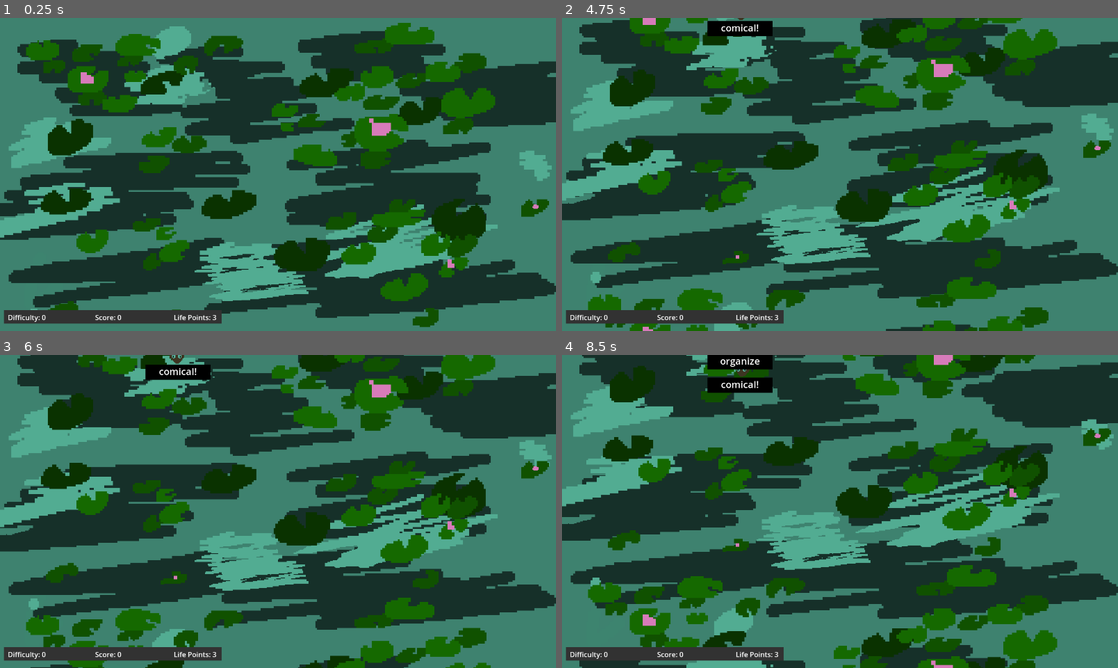
Above: before the commit, frames 1-4 (two rows, left to right).
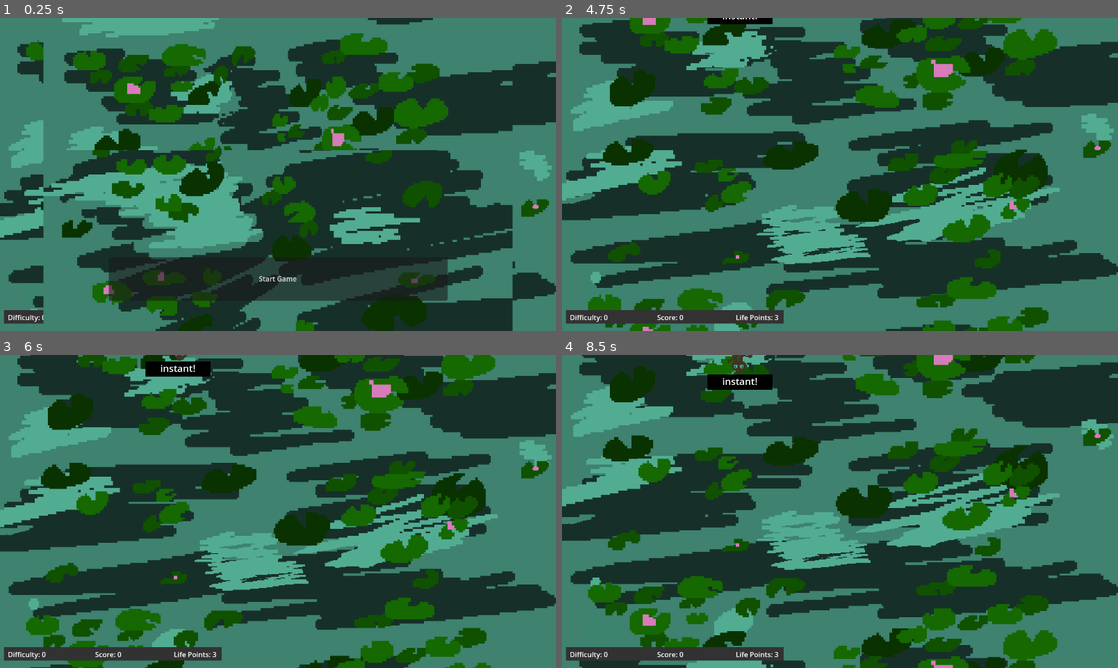
Above: after the commit, the same moments.

Repository: cx-yang/AcerolaJam-XavierYang
Game: Godot game, scene res://main/main.tscn
The game is run twice, just before and just after one commit, with the same random seed, the same clock (stepped at 60 frames per second) and the same inputs. The engine's default icon, where the game draws it, is replaced by a stand-in: a white triangle on a blue panel in a dark square.
Inputs (mouse positions are in pixels of both pictures, inside the frame that each line leads up to):
- Up to frame 1 (0.25 s): no input
- Up to frame 2 (4.75 s): click (840, 277) at 0.5 s, where only the run after the commit has a clickable "Start Game"; tap Enter at 1.25 s
- Up to frame 3 (6 s): no input
- Up to frame 4 (8.5 s): no input

The runs differ from the first frame. In frame 1, 53% of the frame differs, in the area x 7-93%, y 0-100%; in frame 2, 0.6%; in frame 3, 0.4%; in frame 4, 0.9%.

Commit message:
Lots of stuff. Prompt event completed. Prompts are completely active in the main scene. When events are done, the easy happy enemy will displaynew prompts from a gibberish list. UI now has a temporary tutorial display. Whentutorial display START button is pushed the game starts. Added typing sounds when the player types the correct character. Added background music.

Diff:
--- a/Prompt_List.gd
+++ b/Prompt_List.gd
@@ -1,21 +1,23 @@
 extends Node
 
-var easy_words = [
+var happy_words = [
+	"achievement","bubbles","comical","definite","empowered","favorite","gnarly","hospitable",
+	"ideal","joysome","key","luminous","majestic","neighborly","organize","phenomenal",
+	"quirk","recess","tubular","urbane","vivacious","wizard","xenodochial","yay","zealous",
 	"add up","brown dog","cow tools","doing","funny","good job","hat","instant","jump","kitty","love","music","nice crock","ocelot",
 	"party","quiz","red","tuba","umbrella","victory","wumbo","year","zoo","above you","birthday","cotton",
-	"drink water","eyes","flower","giraffe","honey","idea","jump","kncok knock","learn","mail time",
-	"nutella","outside pool","power stance","quesadilla", "reptile", "turtle power", "util","visit friends",
-	"wack","","","","","",]
+	"drink water","eyes","flower","giraffe","honey","idea","jump","knock knock","learn","mail time",
+	"neptune","outside pool","power stance","quesadilla", "reptile", "turtle power", "until","visit friends",
+	"wack"
+]
 
-var happy_words = [
-	"achievement","bubbles","comical","definite",
-	"empowered","favorite","gnarly","hospitable",
-	"ideal","joysome","knockout","luminous",
-	"majestic","neighborly","organize","phenomenal",
-	"quirk","recess","tubular",
-	"urbane","vivacious","wizard","xenodochial",
-	"yay","zealous"
-	]
+var gibberish = [
+	"wieonxvio", "ppwixlvj", "zienvlawl", "vbncn", "xmzlvxlwifnng", "wivh", "ciwls", "vdfipoushs", "awovn", "mbkf",
+	"xdohgiugjd", "oewrvugh", "evun", "gbeno", "zawhiv", "qocklcid", "rivns", "nrgh", "oij owp",
+	"undgyt", "ohmlmk", "hofj ff", "nxot", "xyambu", "eibja", "goowlnvlz", "wppvjst", "lalsldlflglhl",
+	"cjeqlf", "yhnujm", "tixei", "appeppa", "fzw", "qpcol", "dlxn",
+	"yuwoeyy", "hslfjskk", "mnxbvb", "unlihj", "jkl jklj jkl", "fsfpi"
+]
 
 var special_characters = [
 	"",
@@ -28,12 +30,29 @@
 #String is the prompt. Number after is the array position to make the event handler go to
 var events = [
 	["do you like fruit?", 1],
-	["apple", 4, "orange", 5, "pear", 6],
-	["bottom", 0],
-	["jeans", 0],
-	["you choose apple",  0],
-	["you choose orange", 0],
-	["you choose pear", 0],
+	["papayas!", 2, "limes!", 2, "plums!", 2],
+	["do you have pets?", 3],
+	["yup", 4, "nah", 4, "lots of them!", 4],
+	["what do you see?",  5],
+	["wiggly creatures", 6, "pond with lily pads", 6, "my current score!", 6],
+	["see anything else?", 7],
+	["you", 8, "me", 8, "us",8],
+	["can you help me?", 9],
+	["yes", 10, "how?", 10, "no", 8],
+	["my arm", 11],
+	["way too swollen", 12, "circulation is cut off", 12, "infected wound", 12],
+	["cut it off", 13],
+	["knife", 18, "scissors", 18, "no", 14],
+	["help me or i will die", 15],
+	["help", 12, "refuse", 16, "leave", 24],
+	["help me", 17],
+	["help me", 14, "help me", 14, "help me", 14],
+	["hard to cut through bone", 19],
+	["break it", 20, "break it", 20, "break it", 20],
+	["painful", 21],
+	["i am sorry", 22, "be done soon", 22, "hang in there", 22],
+	["cut the arm off", 23],
+	["and cut it", 22, "then cut it more", 22, "until it is disconnected", 24],
 ]
 
 func get_happy_prompt() -> String:
@@ -48,6 +67,15 @@
 func get_salamander_prompt() -> String:
 	return "salamander"
 
+func get_gibberish_prompt() -> String:
+	var word_index = randi() % gibberish.size()
+	var special_index = randi() % special_characters.size()
+
+	var word = gibberish[word_index]
+	var special_character = special_characters[special_index]
+
+	return word + special_character
+
 #check if event_size > 1 to differentiate spawning the prompt or options
 func get_event_size(event_number: int) -> int:
 	return events[event_number].size()
--- a/enemy/easy_happy_enemy.gd
+++ b/enemy/easy_happy_enemy.gd
@@ -11,3 +11,7 @@
 		global_position.y += initial_speed
 	else:
 		global_position.y += speed
+
+func set_gibberish_prompt() -> void:
+	prompt_text = PromptList.get_gibberish_prompt()
+	prompt.parse_bbcode(set_center_tags(prompt_text))
--- a/events/event_spawner.gd
+++ /dev/null
@@ -1,22 +0,0 @@
-extends Node2D
-
-"""
-@onready var event_enemy_1 = $EventEnemy1
-@onready var event_enemy_2 = $EventEnemy2
-@onready var event_enemy_3 = $EventEnemy3
-"""
-
-func _ready():
-	pass
-
-#event number is equal to difficulty number
-func get_event_prompt(event_number: int) -> void:
-	#set_event_options(event_number)
-	pass
-
-"""
-func set_event_options(event_number: int) -> void:
-	event_enemy_1.set_event_option(event_number, 0)
-	event_enemy_2.set_event_option(event_number, 1)
-	event_enemy_3.set_event_option(event_number, 2)
-"""
--- a/events/event_spawner.tscn
+++ b/events/event_spawner.tscn
@@ -1,6 +1,3 @@
-[gd_scene load_steps=2 format=3 uid="uid://dhhtv4wriq4ri"]
-
-[ext_resource type="Script" path="res://events/event_spawner.gd" id="1_l6rcb"]
+[gd_scene format=3 uid="uid://dhhtv4wriq4ri"]
 
 [node name="EventSpawner" type="Node2D"]
-script = ExtResource("1_l6rcb")
--- a/main/main.gd
+++ b/main/main.gd
@@ -5,9 +5,11 @@
 @onready var spawn_container = $SpawnContainer
 @onready var spawn_timer = $SpawnTimer
 @onready var difficulty_timer = $DifficultyTimer
+@onready var salamander_timer = $SalamanderTimer
 
 @onready var game_over_screen = $MenuUI/GOMC
 @onready var menu_ui = $MenuUI
+@onready var typing_sound = $TypingSound
 
 var active_enemy: CharacterBody2D = null
 var current_letter_index: int = -1
@@ -23,173 +25,131 @@
 var can_spawn_event: bool = false
 var loop_count: int = 0 #when this gets to a certain number after the event spawn, change the prompt in the spawner
 
-var enemy = preload("res://enemy/enemy_base.tscn")
 var easy_happy_enemy = preload("res://enemy/easy_happy_enemy.tscn")
 var salamander = preload("res://enemy/salamander_enemy.tscn")
 var event_enemy = preload("res://enemy/event_enemy.tscn")
 
 func _ready() -> void:
 	SignalManager.start_game.connect(start_game)
-	start_game()
 
 func _process(delta):
-	if can_spawn_event and enemy_container.get_child_count() == 0:
+	if can_spawn_event and enemy_container.get_child_count() == 0 and event_number != 24:
 		current_container_type = "event"
 		can_spawn_event = false
 		spawn_event_enemies()
+
 
 func _unhandled_input(event: InputEvent) -> void:
 	if event is InputEventKey and not event.is_pressed():
 		var typed_event = event as InputEventKey
 		var key_typed = event.as_text().to_lower() #PackedByteArray([typed_event.unicode]).get_string_from_utf8()
 		#print("Key: ", key_typed)
-
-		if active_enemy == null: #and if current_container_type == "enemy"
+		if active_enemy == null:
 			find_new_active_enemy(key_typed, current_container_type)
 		elif key_typed == "shift":
 			return
 		else:
-			var prompt = active_enemy.get_prompt() #use active_enemy to set up the next event to display
+			var prompt = active_enemy.get_prompt()
 			var next_character = prompt.substr(current_letter_index, 1)
 			if key_typed == next_character or (next_character == " " and key_typed == "space") or (next_character == "!" and key_typed == "shift+1") or (next_character == "?" and key_typed == "shift+slash"):
 				print("successfully typed: ", key_typed)
 				current_letter_index += 1
 				active_enemy.set_next_character(current_letter_index)
-
+				correct_key_pressed()
 				if current_letter_index == prompt.length():
-
 					if current_container_type == "event":
 						event_number = active_enemy.get_next_event_number()
-						for enemy in event_spawner.get_children():
-							score += enemy.get_prompt().length() * 80
-							enemy.queue_free()
-						SignalManager.current_score.emit(score)
-						current_letter_index = -1
-						active_enemy.queue_free()
-						active_enemy = null
-
+						continer_cleaning(event_spawner)
+						reset_properties()
 						#restart game loop
 						if prompt_and_answer_count >= 1:
 							prompt_and_answer_count = 0
-							difficulty_timer.start()
+							start_timers()
 							difficulty = 2
 							SignalManager.current_difficulty.emit(difficulty)
-							spawn_timer.start()
 							current_container_type = "enemy"
 						else:
 							prompt_and_answer_count += 1
 							spawn_event_enemies()
 						return
-
 					if prompt == "salamander":
-						for enemy in enemy_container.get_children():
-							score += enemy.get_prompt().length() * 80
-							enemy.queue_free()
-						SignalManager.current_score.emit(score)
-						current_letter_index = -1
-						active_enemy.queue_free()
-						active_enemy = null
+						continer_cleaning(enemy_container)
 						return
-
-					print("done")
 					score = prompt.length() * 120
-					SignalManager.current_score.emit(score)
-					current_letter_index = -1
-					active_enemy.queue_free()
-					active_enemy = null
+					reset_properties()
 			else:
 				print("incorrectly typed: %s instead of %s " %[key_typed, next_character])
+				#play bad noise
 
 #change to take an enemy from either container from parameter call
 func find_new_active_enemy(typed_character: String, container_type: String):
 	if container_type == "enemy":
-		for enemy in enemy_container.get_children():
-			var prompt = enemy.get_prompt()
-			var next_character = prompt.substr(0,1)
-			print("typed character: ", typed_character)
-
-			if next_character == typed_character:
-				print("found new enemy that starts with %s " % next_character)
-				active_enemy = enemy
-				current_letter_index = 1
-				active_enemy.set_next_character(current_letter_index)
-				return
+		find_new_enemy_in_container(typed_character, enemy_container)
 	else:
-		for enemy in event_spawner.get_children():
-			var prompt = enemy.get_prompt()
-			var next_character = prompt.substr(0,1)
-			print("typed character: ", typed_character)
-
-			if next_character == typed_character:
-				print("found new enemy that starts with %s " % next_character)
-				active_enemy = enemy
-				current_letter_index = 1
-				active_enemy.set_next_character(current_letter_index)
-				return
+		find_new_enemy_in_container(typed_character, event_spawner)
+
+func find_new_enemy_in_container(typed_character: String, continer_type: Node2D) -> void:
+	for enemy in continer_type.get_children():
+		var prompt = enemy.get_prompt()
+		var next_character = prompt.substr(0,1)
+		print("typed character: ", typed_character)
+
+		if next_character == typed_character:
+			correct_key_pressed()
+			print("found new enemy that starts with %s " % next_character)
+			active_enemy = enemy
+			current_letter_index = 1
+			active_enemy.set_next_character(current_letter_index)
+			return
 
 func _on_spawn_timer_timeout():
 	spawn_enemy()
 
 func spawn_enemy() -> void:
 	var enemy_instance = easy_happy_enemy.instantiate()
+	spawn_enemy_type(enemy_instance, enemy_container)
+
+	if event_number >= 24:
+		enemy_instance.set_gibberish_prompt()
+
+func spawn_salamander() -> void:
+	var enemy_instance = salamander.instantiate()
+	spawn_enemy_type(enemy_instance, enemy_container)
+
+func spawn_enemy_type(enemy_instance: enemy_base, container_type: Node2D)-> void:
 	var spawns = spawn_container.get_children()
 	var index = randi() % spawns.size()
 
 	enemy_instance.global_position = spawns[index].global_position
-	enemy_container.add_child(enemy_instance)
-	enemy_instance.set_difficulty(difficulty)
-
-	#enemy_instance.set_prompt(prompt_type)
-
-func spawn_salamander() -> void:
-	var enemy_instance = salamander.instantiate()
-	var spawns = spawn_container.get_children()
-	var index = randi() % spawns.size()
-
-	enemy_instance.global_position = spawns[index].global_position
-	enemy_container.add_child(enemy_instance)
+	container_type.add_child(enemy_instance)
 	enemy_instance.set_difficulty(difficulty)
 
 func spawn_event_enemies() -> void:
 	var current_event_number = event_number
-	SignalManager.current_difficulty.emit(current_event_number)
+	SignalManager.current_difficulty.emit(current_event_number * 13)
 
 	if PromptList.get_event_size(current_event_number) > 2:
-		var enemy_instance1 = event_enemy.instantiate()
-		var enemy_instance2 = event_enemy.instantiate()
-		var enemy_instance3 = event_enemy.instantiate()
-
-		var spawns = spawn_container.get_children()
-		enemy_instance1.global_position = spawns[1].global_position
-		enemy_instance2.global_position = spawns[4].global_position
-		enemy_instance3.global_position = spawns[7].global_position
-
-		event_spawner.add_child(enemy_instance1)
-		event_spawner.add_child(enemy_instance2)
-		event_spawner.add_child(enemy_instance3)
-
-		enemy_instance1.set_event_prompt(current_event_number,0)
-		enemy_instance2.set_event_prompt(current_event_number,2)
-		enemy_instance3.set_event_prompt(current_event_number,4)
+		var index: int = 1
+		var enemy_position: int = 0
+		for n in 3:
+			var enemy_instance = event_enemy.instantiate()
+			var spawns = spawn_container.get_children()
+			enemy_instance.global_position = spawns[index].global_position
+			index += randi() % 5 + 2
+			event_spawner.add_child(enemy_instance)
+			enemy_instance.set_event_prompt(current_event_number, enemy_position)
+			enemy_position += 2
 	else:
-		var enemy_instance1 = event_enemy.instantiate()
-		var spawns = spawn_container.get_children()
-		enemy_instance1.global_position = spawns[4].global_position
-		event_spawner.add_child(enemy_instance1)
-		enemy_instance1.set_event_prompt(current_event_number,0)
+		var enemy_instance = event_enemy.instantiate()
+		spawn_enemy_type(enemy_instance, event_spawner)
+		enemy_instance.set_event_prompt(current_event_number,0)
 
 func _on_difficulty_timer_timeout():
-	if difficulty >= 3:
-		difficulty_timer.stop()
+	if difficulty >= 3 and event_number != 24:
+		stop_timers()
 		difficulty = 3
-
-		spawn_timer.stop()
 		can_spawn_event = true
-
 		return
-
-	if difficulty % 5 == 0:
-		spawn_salamander()
 
 	difficulty += 1
 	SignalManager.difficulty_increased.emit(difficulty)
@@ -205,19 +165,14 @@
 	event_number = 0
 	life_points = 3
 	spawn_timer.wait_time = 4
-
-	spawn_timer.start()
-	difficulty_timer.start()
-
-#call this when game over
+	start_timers()
+
 func game_over() -> void:
 	active_enemy = null
-	spawn_timer.stop()
-	difficulty_timer.stop()
+	stop_timers()
 	SignalManager.game_over.emit()
-
-	for enemy in enemy_container.get_children():
-		enemy.queue_free()
+	continer_cleaning(enemy_container)
+	continer_cleaning(event_spawner)
 
 #when the enemy gets off screen
 func _on_area_2d_body_entered(body):
@@ -237,3 +192,30 @@
 
 func _on_prompt_move_area_body_entered(body):
 	body.move_prompt_position()
+
+func _on_salamander_timer_timeout():
+	spawn_salamander()
+
+func correct_key_pressed() -> void:
+	typing_sound.play()
+
+func reset_properties() -> void:
+	SignalManager.current_score.emit(score)
+	current_letter_index = -1
+	active_enemy.queue_free()
+	active_enemy = null
+
+func continer_cleaning(container_type: Node2D) -> void:
+	for enemy in container_type.get_children():
+		score += enemy.get_prompt().length() * 80
+		enemy.queue_free()
+
+func start_timers() -> void:
+	spawn_timer.start()
+	difficulty_timer.start()
+	salamander_timer.start()
+
+func stop_timers() -> void:
+	spawn_timer.stop()
+	difficulty_timer.stop()
+	salamander_timer.stop()
--- a/main/main.tscn
+++ b/main/main.tscn
@@ -1,9 +1,10 @@
-[gd_scene load_steps=8 format=3 uid="uid://dt7nflcejhhkc"]
+[gd_scene load_steps=9 format=3 uid="uid://dt7nflcejhhkc"]
 
 [ext_resource type="Script" path="res://main/main.gd" id="1_h8aja"]
 [ext_resource type="PackedScene" uid="uid://cpqk5m62jc80x" path="res://enemy/enemy_container.tscn" id="2_0h28o"]
 [ext_resource type="PackedScene" uid="uid://dhhtv4wriq4ri" path="res://events/event_spawner.tscn" id="3_w20yd"]
 [ext_resource type="PackedScene" uid="uid://bns64xsow8lv7" path="res://ui/menu_ui.tscn" id="4_6wlta"]
+[ext_resource type="AudioStream" uid="uid://38mvi7g7ykr2" path="res://assets/sfx/correct_sound4.wav" id="6_0mml2"]
 [ext_resource type="PackedScene" uid="uid://b7v3s1er0ft2c" path="res://scrolling_bg/scrolling_bg.tscn" id="6_s3rym"]
 
 [sub_resource type="RectangleShape2D" id="RectangleShape2D_lhyef"]
@@ -78,6 +79,9 @@
 [node name="DifficultyTimer" type="Timer" parent="."]
 wait_time = 10.0
 
+[node name="SalamanderTimer" type="Timer" parent="."]
+wait_time = 10.0
+
 [node name="MenuUI" parent="." instance=ExtResource("4_6wlta")]
 
 [node name="GameOverArea" type="Area2D" parent="."]
@@ -96,7 +100,12 @@
 
 [node name="ScrollingBG" parent="." instance=ExtResource("6_s3rym")]
 
+[node name="TypingSound" type="AudioStreamPlayer" parent="."]
+stream = ExtResource("6_0mml2")
+pitch_scale = 0.85
+
 [connection signal="timeout" from="SpawnTimer" to="." method="_on_spawn_timer_timeout"]
 [connection signal="timeout" from="DifficultyTimer" to="." method="_on_difficulty_timer_timeout"]
+[connection signal="timeout" from="SalamanderTimer" to="." method="_on_salamander_timer_timeout"]
 [connection signal="body_entered" from="GameOverArea" to="." method="_on_area_2d_body_entered"]
 [connection signal="body_entered" from="PromptMoveArea" to="." method="_on_prompt_move_area_body_entered"]
--- a/project.godot
+++ b/project.godot
@@ -19,6 +19,7 @@
 
 PromptList="*res://Prompt_List.gd"
 SignalManager="*res://singletons/signal_manager.gd"
+MusicController="*res://singletons/music_controller.tscn"
 
 [display]
 
--- /dev/null
+++ b/singletons/music_controller.gd
@@ -0,0 +1,22 @@
+extends Node
+
+var salamnder_theme = load("res://assets/sfx/SalamanderTheme.wav")
+
+@onready var music = $Music
+
+# Called when the node enters the scene tree for the first time.
+func _ready():
+	pass # Replace with function body.
+
+func play_salamander_theme() -> void:
+	music.stream = salamnder_theme
+	music.play()
+
+func stop_music() -> void:
+	music.stop()
+
+func lower_music() -> void:
+	music.volume_db = -9
+
+func lowest_music() -> void:
+	music.volume_db = -11
--- /dev/null
+++ b/singletons/music_controller.tscn
@@ -0,0 +1,8 @@
+[gd_scene load_steps=2 format=3 uid="uid://cywn2b1vtpyq3"]
+
+[ext_resource type="Script" path="res://singletons/music_controller.gd" id="1_p4l48"]
+
+[node name="MusicController" type="Node"]
+script = ExtResource("1_p4l48")
+
+[node name="Music" type="AudioStreamPlayer" parent="."]
--- a/ui/menu_ui.gd
+++ b/ui/menu_ui.gd
@@ -5,12 +5,16 @@
 @onready var difficulty_label = $VBoxContainer/HB/DifficultyLabel
 @onready var life_point_label = $VBoxContainer/HB/LifePointLabel
 
+@onready var tutorial_mc = $TutorialMC
+@onready var start_button = $TutorialMC/MarginContainer/StartButton
+
 var score: int = 0
 var difficulty: int = 0
 var life_points: int = 3
 
 # Called when the node enters the scene tree for the first time.
 func _ready():
+	MusicController.play_salamander_theme()
 	start_game()
 
 	SignalManager.current_score.connect(get_current_score)
@@ -43,3 +47,8 @@
 func set_life_points(current_life_points: int) -> void:
 	life_points = current_life_points
 	life_point_label.text = "Life Points: " + str(life_points)
+
+
+func _on_start_button_pressed():
+	tutorial_mc.hide()
+	start_game()
--- a/ui/menu_ui.tscn
+++ b/ui/menu_ui.tscn
@@ -1,6 +1,7 @@
-[gd_scene load_steps=3 format=3 uid="uid://bns64xsow8lv7"]
+[gd_scene load_steps=4 format=3 uid="uid://bns64xsow8lv7"]
 
 [ext_resource type="Script" path="res://ui/menu_ui.gd" id="1_ibrtd"]
+[ext_resource type="Texture2D" uid="uid://3mrn2g5anyqu" path="res://assets/pond/Pond.png" id="2_ddmnv"]
 
 [sub_resource type="LabelSettings" id="LabelSettings_35rdm"]
 
@@ -80,6 +81,10 @@
 layout_mode = 2
 theme_override_constants/separation = 50
 
+[node name="ScoreLabel" type="Label" parent="GOMC/GameOverScreen/CC/VB"]
+layout_mode = 2
+text = "New High Score: 0000"
+
 [node name="LoseLabel" type="Label" parent="GOMC/GameOverScreen/CC/VB"]
 layout_mode = 2
 text = "You lose"
@@ -91,4 +96,38 @@
 text = "Restart"
 flat = true
 
+[node name="TutorialMC" type="MarginContainer" parent="."]
+anchors_preset = 15
+anchor_right = 1.0
+anchor_bottom = 1.0
+grow_horizontal = 2
+grow_vertical = 2
+theme_override_constants/margin_left = 100
+theme_override_constants/margin_top = 100
+theme_override_constants/margin_right = 100
+theme_override_constants/margin_bottom = 100
+
+[node name="NinePatchRect" type="NinePatchRect" parent="TutorialMC"]
+layout_mode = 2
+texture = ExtResource("2_ddmnv")
+region_rect = Rect2(-8, 0, 1296, 1280)
+patch_margin_left = 368
+patch_margin_top = 384
+patch_margin_right = 387
+patch_margin_bottom = 496
+
+[node name="MarginContainer" type="MarginContainer" parent="TutorialMC"]
+layout_mode = 2
+size_flags_vertical = 8
+theme_override_constants/margin_left = 150
+theme_override_constants/margin_top = 150
+theme_override_constants/margin_right = 150
+theme_override_constants/margin_bottom = 150
+
+[node name="StartButton" type="Button" parent="TutorialMC/MarginContainer"]
+custom_minimum_size = Vector2(100, 100)
+layout_mode = 2
+text = "Start Game"
+
 [connection signal="pressed" from="GOMC/GameOverScreen/CC/VB/RestartButton" to="." method="_on_restart_button_pressed"]
+[connection signal="pressed" from="TutorialMC/MarginContainer/StartButton" to="." method="_on_start_button_pressed"]
Not shown, added: assets/sfx/SalamanderTheme.wav.import
Not shown, added: assets/sfx/correct_sound4.wav.import
Not shown, added: assets/sfx/SalamanderTheme.wav
Not shown, added: assets/sfx/correct_sound4.wav
